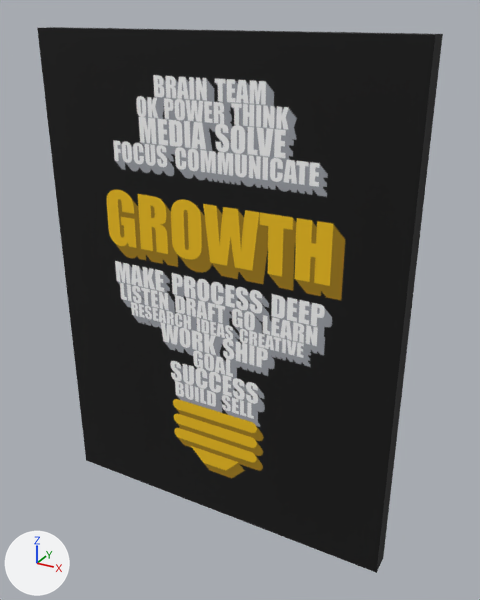
The glTF model public/ar/growth-arrow/m.glb, before and after one commit.
Before and after are seen from a camera (50 mm lens) standing at (0.495, -0.843, 0.428) and looking at (0.03, 0.002, 0.005). The lights are fixed; the arrows at lower left show +X, +Y and +Z. The picture after the commit comes second. Vertices at exactly the same position are counted once.

In view in the first picture: 'Growth'.
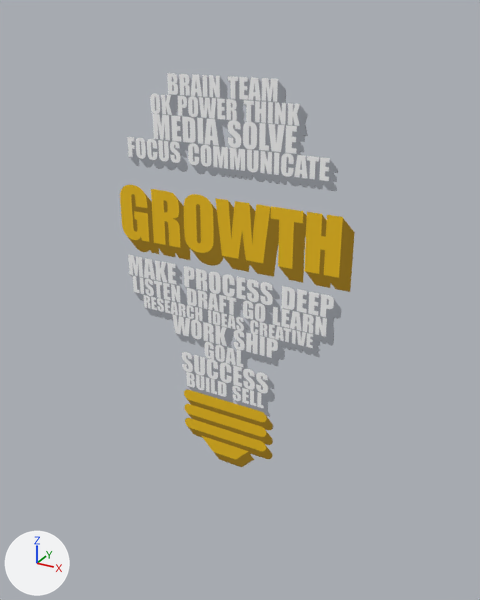
Boxes (x1, y1, x2, y2) around the edits, measured in the pictures (480 x 600 px):
'Growth', surface changed, reshaped: before (37, 27, 443, 573); after (120, 73, 355, 467)

Patch to the scene script:
```diff
--- a/public/ar/growth-arrow/m.glb.py
+++ b/public/ar/growth-arrow/m.glb.py
@@ mat_artwork @@
 n1 = _N.new('ShaderNodeOutputMaterial'); n1.name = 'Material Output'
+n3 = _N.new('ShaderNodeMath'); n3.name = 'Math'
+n3.operation = 'SUBTRACT'
+n3.inputs[0].default_value = 1.0  # 'Value'
+n4 = _N.new('ShaderNodeMath'); n4.name = 'Math.001'
+n4.operation = 'LESS_THAN'
 n2 = _N.new('ShaderNodeTexImage'); n2.name = 'Image Texture'
@@ mat_artwork @@
 n0 = _N.new('ShaderNodeBsdfPrincipled'); n0.name = 'Principled BSDF'
 _L.new(n2.outputs[0], n0.inputs[0])  # 'Color' to 'Base Color'
+_L.new(n3.outputs[0], n0.inputs[4])  # 'Value' to 'Alpha'
+_L.new(n4.outputs[0], n3.inputs[1])  # 'Value' to 'Value'
+_L.new(n2.outputs[1], n4.inputs[0])  # 'Alpha' to 'Value'
@@ me_growth @@
 # used by ob_growth; location = (0.0, 0.0, 0.0)
 # verts and faces of me_growth; kept vertices keep their numbers, new ones are numbered from 8
 # before: 0 (-0.3, -0.035, -0.4) at pixel (86, 460), 1 (0.3, -0.035, -0.4) at pixel (376, 572), 2 (0.3, -0.035, 0.4) at pixel (435, 34), 3 (-0.3, -0.035, 0.4) at pixel (37, 27), 4 (0.3, 0.0, -0.4) at pixel (383, 558)
 # before: 5 (-0.3, 0.0, -0.4), 6 (-0.3, 0.0, 0.4) at pixel (53, 27), 7 (0.3, 0.0, 0.4) at pixel (442, 33)
-me_growth.from_pydata(...)  # 8 vertices, 12 faces; spans x -0.3..0.3, y -0.035..0.0, z -0.4..0.4
+me_growth.from_pydata(...)  # 4 vertices, 2 faces; spans x -0.3..0.3, y 0.0, z -0.4..0.4
+# me_growth part 1
+delete_vertices([*range(0, 4)])  # with the faces that use them
+delete_faces([(4, 5, 6), (4, 6, 7)])
+faces += [(4, 7, 5), (5, 7, 6)]
 me_growth.materials.append(mat_artwork)
```
